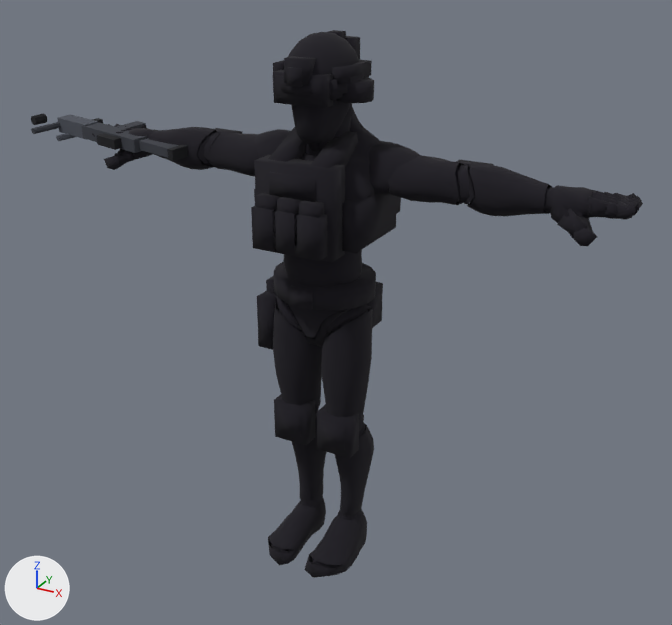
An edit to the glTF model Source/assets/fps-troopers.glb, drawn before and after from the same camera.
The view is the same before and after, from a 50 mm camera at (1.46, -2.57, 2.23) aimed at (0.0, 0.09, 0.9). The lights are fixed; the arrows at lower left show +X, +Y and +Z. The first picture is the older version.

Script lines for the objects in view, before the commit:
```python
me_mannequin = bpy.data.meshes.new('Mannequin')
me_mannequin.from_pydata(...)  # 9944 vertices, 15830 faces; spans x -1.35..0.99, y -0.24..0.3, z -0.02..1.87
me_mannequin.materials.append(mat_pal_troopers)
ob_trooper = bpy.data.objects.new('TROOPER', me_mannequin)
ob_trooper.location = (0.0, 0.0, 0.0)
```
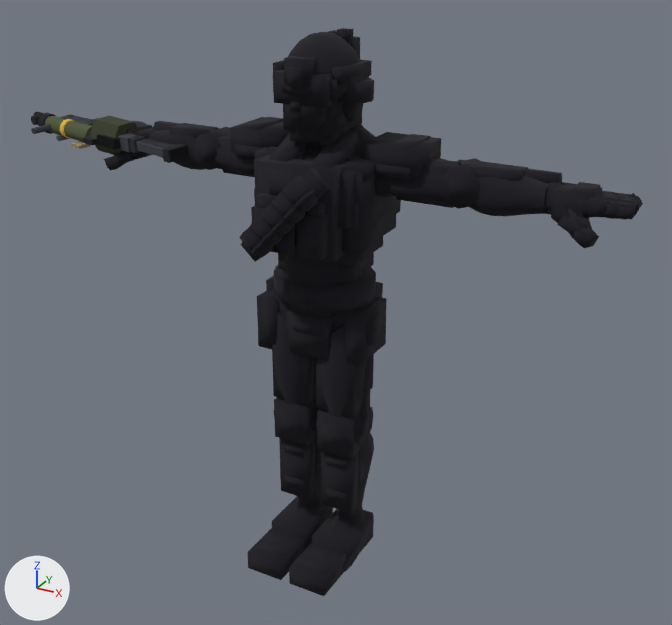
What differs and where, as boxes (x1, y1, x2, y2) in the pictures (672 x 625 px):
```json
{"object": "TROOPER_MECH", "change": "added", "after": [33, 28, 637, 596]}
{"object": "TROOPER_GL", "change": "added", "after": [38, 113, 329, 262]}
```

The change, as JSON lines over the scene's bpy script:
```json
{"op": "add", "block": "me_trooper_mech", "code": ["me_trooper_mech = bpy.data.meshes.new('TROOPER_MECH')", "me_trooper_mech.from_pydata(...)  # 3912 vertices, 6568 faces; spans x -1.37..0.98, y -0.3..0.22, z -0.01..1.87", "me_trooper_mech.materials.append(mat_pal_troopers)"]}
{"op": "add", "block": "me_trooper_gl", "code": ["me_trooper_gl = bpy.data.meshes.new('TROOPER_GL')", "me_trooper_gl.from_pydata(...)  # 832 vertices, 1424 faces; spans x -1.275..0.15, y -0.31..0.14, z 1.187..1.512", "me_trooper_gl.materials.append(mat_pal_troopers)"]}
{"op": "add", "block": "ob_trooper_mech", "code": ["ob_trooper_mech = bpy.data.objects.new('TROOPER_MECH', me_trooper_mech)", "ob_trooper_mech.location = (0.0, 0.0, 0.0)"]}
{"op": "add", "block": "ob_trooper_gl", "code": ["ob_trooper_gl = bpy.data.objects.new('TROOPER_GL', me_trooper_gl)", "ob_trooper_gl.location = (0.0, 0.0, 0.0)"]}
```
